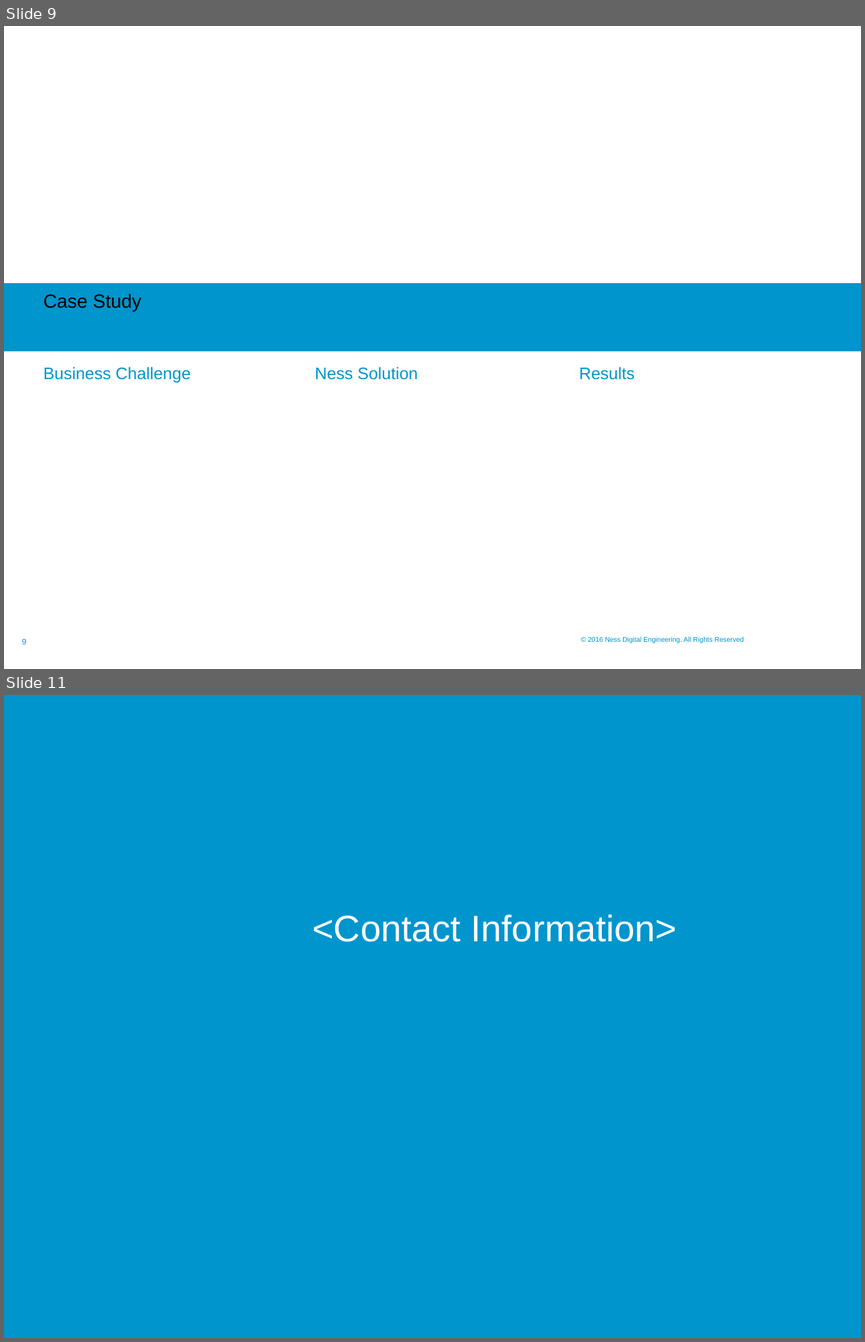
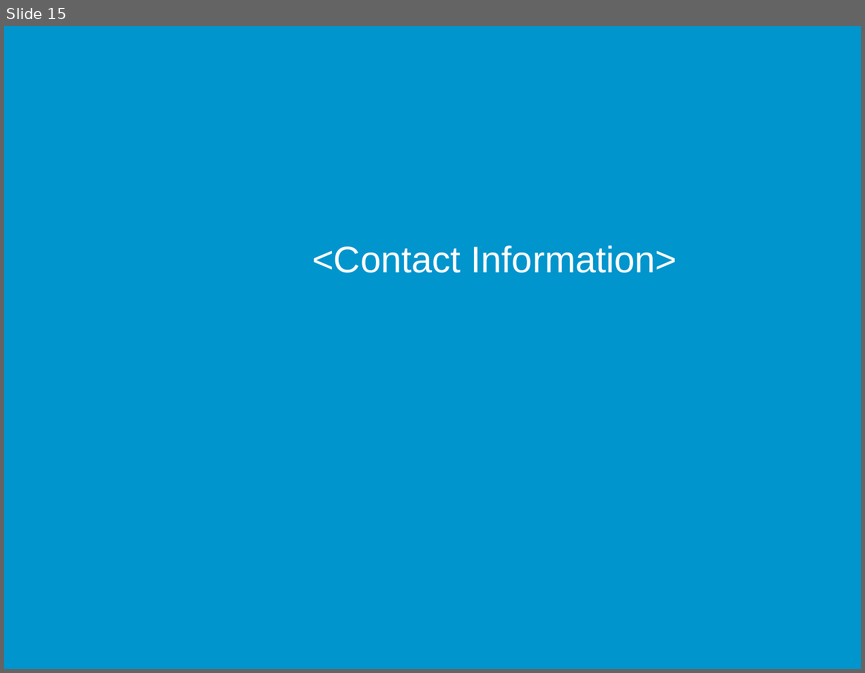
Before and after one commit to sagar-mahapatra-ness/traning, a slide deck: The_Raise_Of_Bitcoin_And_Other_Cryptocurrencies/Ness.pptx. Shown one above the other, each under a label of ours: slides 9 and 11 before the commit, slide 15 after it; the slides between them are not shown. The pictures are 865x1342 and 865x673 pixels, drawn with LibreOffice and Linux fonts; fonts in the diff are those of the drawing; background and template pictures are left out. Boxes give left, top, right and bottom in pixels: in the first picture for what was removed or moved away, otherwise in the second. Text is boxed around its words. In the diff, an @@ line names an element or a change of style, - is before the commit and + after.

```diff
--- a/The_Raise_Of_Bitcoin_And_Other_Cryptocurrencies/Ness.pptx
+++ b/The_Raise_Of_Bitcoin_And_Other_Cryptocurrencies/Ness.pptx
@@ slide 9 removed at (x1=4, y1=26, x2=861, y2=669), background #FFFFFF @@
@@ rectangle removed at (x1=4, y1=283, x2=861, y2=352) @@
@@ text removed at (x1=43, y1=293, x2=141, y2=311) @@
-Case Study
@@ text removed at (x1=43, y1=367, x2=190, y2=382) @@
-Business Challenge
@@ text removed at (x1=315, y1=367, x2=418, y2=380) @@
-Ness Solution
@@ text removed at (x1=579, y1=367, x2=635, y2=380) @@
-Results
@@ text removed at (x1=587, y1=636, x2=744, y2=643) @@
-© 2016 Ness Digital Engineering. All Rights Reserved
@@ page number removed at (x1=22, y1=638, x2=26, y2=644) @@
-9
@@ what was slide 11 is now slide 15 @@
```
Also in this commit, not shown: 3 slides changed, 10 slides added, 5 other slides removed, 27 other files.
